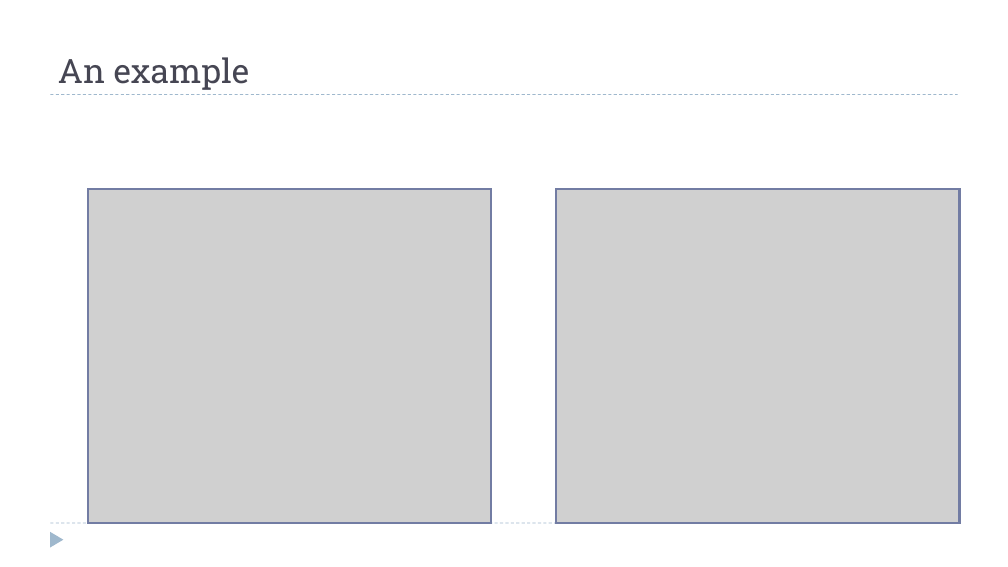
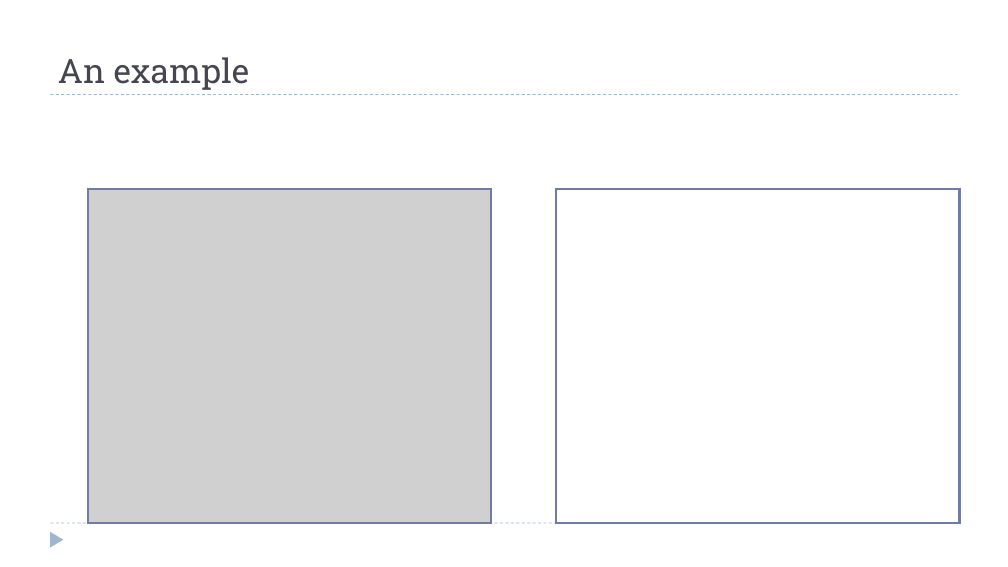
Before and after one commit to dsc-courses/dsc40b-2025-wi, a slide deck: slide 8 of materials/lectures/05-binary_search-recurrences/slides.pptx (slide 7 before the commit). Drawn at 1008x567 pixels with LibreOffice and Linux fonts; fonts in the diff are those of the drawing; grey boxes stand for pictures. Boxes give left, top, right and bottom in pixels: in the first picture for what was removed or moved away, otherwise in the second. Text is boxed around its words. In the diff, an @@ line names an element or a change of style, - is before the commit and + after.

```diff
--- a/materials/lectures/05-binary_search-recurrences/slides.pptx
+++ b/materials/lectures/05-binary_search-recurrences/slides.pptx
@@ picture removed at <box>557,189,960,523</box> @@
@@ rectangle added at <box>557,189,960,523</box>, outline #727CA3 2 pt @@
```
Also in this commit, not shown: 1 other slide changed, 17 slides added, 22 other files.
